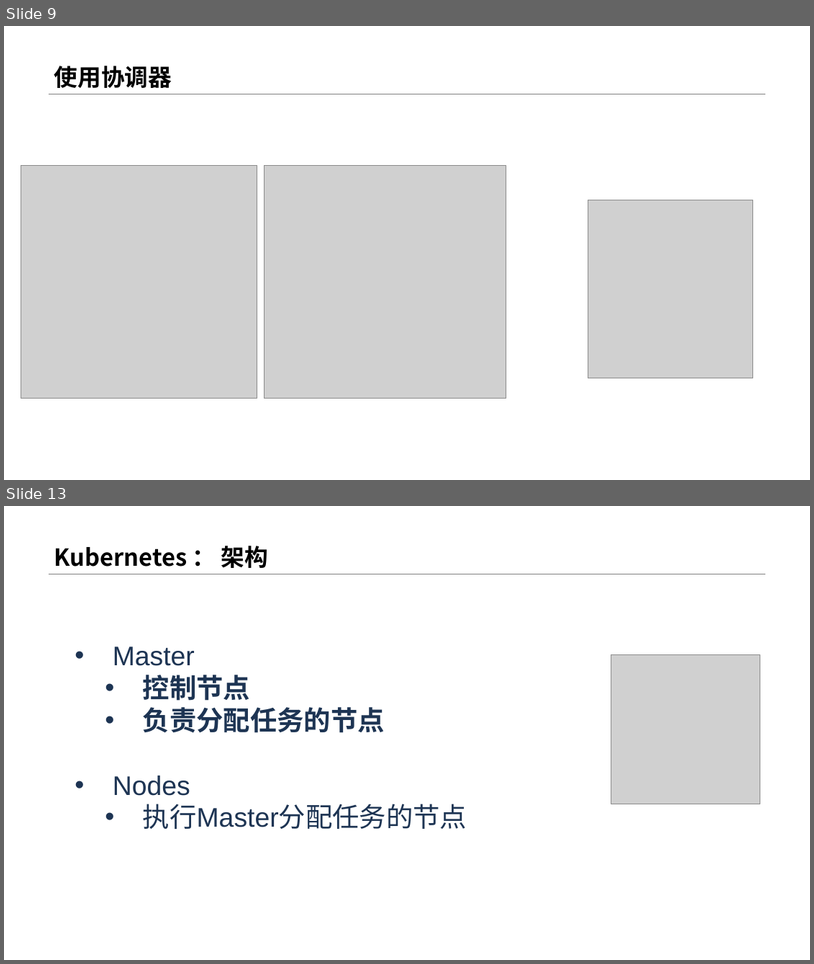
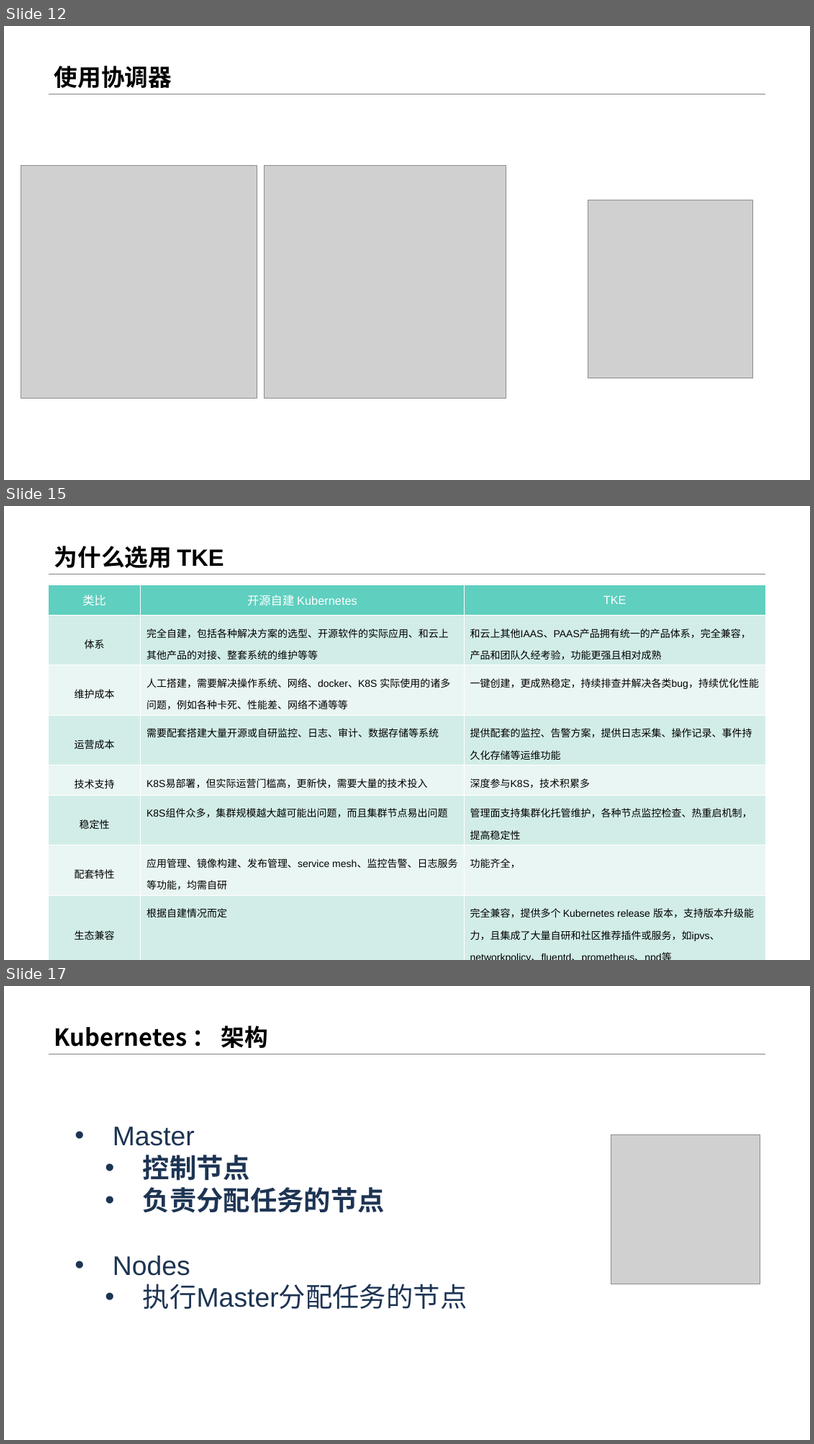
Before and after one commit to geffzhang/DockerStarted, a slide deck: 基于K8s开发.NET Core 云原生应用.pptx. Shown one above the other, each under a label of ours: slides 9 and 13 before the commit, slides 12, 15 and 17 after it; the slides between them are not shown. The pictures are 814x964 and 814x1444 pixels, drawn with LibreOffice and Linux fonts; fonts in the diff are those of the drawing; grey boxes stand for pictures. Boxes give left, top, right and bottom in pixels: in the first picture for what was removed or moved away, otherwise in the second. Text is boxed around its words. In the diff, an @@ line names an element or a change of style, - is before the commit and + after.

```diff
--- a/基于K8s开发.NET Core 云原生应用.pptx
+++ b/基于K8s开发.NET Core 云原生应用.pptx
@@ slide 15 added at (4,506,810,960), background #FFFFFF; not listed: 1 template element that a slide beside it also shows @@
@@ title added at (54,546,224,568), 28 pt, text #000000, bold @@
+为什么选用 TKE
@@ table added at (48,585,766,944), 8 rows, 3 columns @@
+类比 | 开源自建 Kubernetes | TKE
+体系 | 完全自建，包括各种解决方案的选型、开源软件的实际应用、和云上其他产品的对接、整套系统的维护等等 | 和云上其他IAAS、PAAS产品拥有统一的产品体系，完全兼容，产品和团队久经考验，功能更强且相对成熟
+维护成本 | 人工搭建，需要解决操作系统、网络、docker、K8S 实际使用的诸多问题，例如各种卡死、性能差、网络不通等等 | 一键创建，更成熟稳定，持续排查并解决各类bug，持续优化性能
+运营成本 | 需要配套搭建大量开源或自研监控、日志、审计、数据存储等系统 | 提供配套的监控、告警方案，提供日志采集、操作记录、事件持久化存储等运维功能
+技术支持 | K8S易部署，但实际运营门槛高，更新快，需要大量的技术投入 | 深度参与K8S，技术积累多
+稳定性 | K8S组件众多，集群规模越大越可能出问题，而且集群节点易出问题 | 管理面支持集群化托管维护，各种节点监控检查、热重启机制，提高稳定性
+配套特性 | 应用管理、镜像构建、发布管理、service mesh、监控告警、日志服务等功能，均需自研 | 功能齐全，
+生态兼容 | 根据自建情况而定 | 完全兼容，提供多个 Kubernetes release 版本，支持版本升级能力，且集成了大量自研和社区推荐插件或服务，如ipvs、networkpolicy、fluentd、prometheus、npd等
@@ what was slide 9 is now slide 12 @@
@@ what was slide 13 is now slide 17 @@
```
Also in this commit, not shown: 1 slide changed, 7 other slides added, 4 slides removed.
